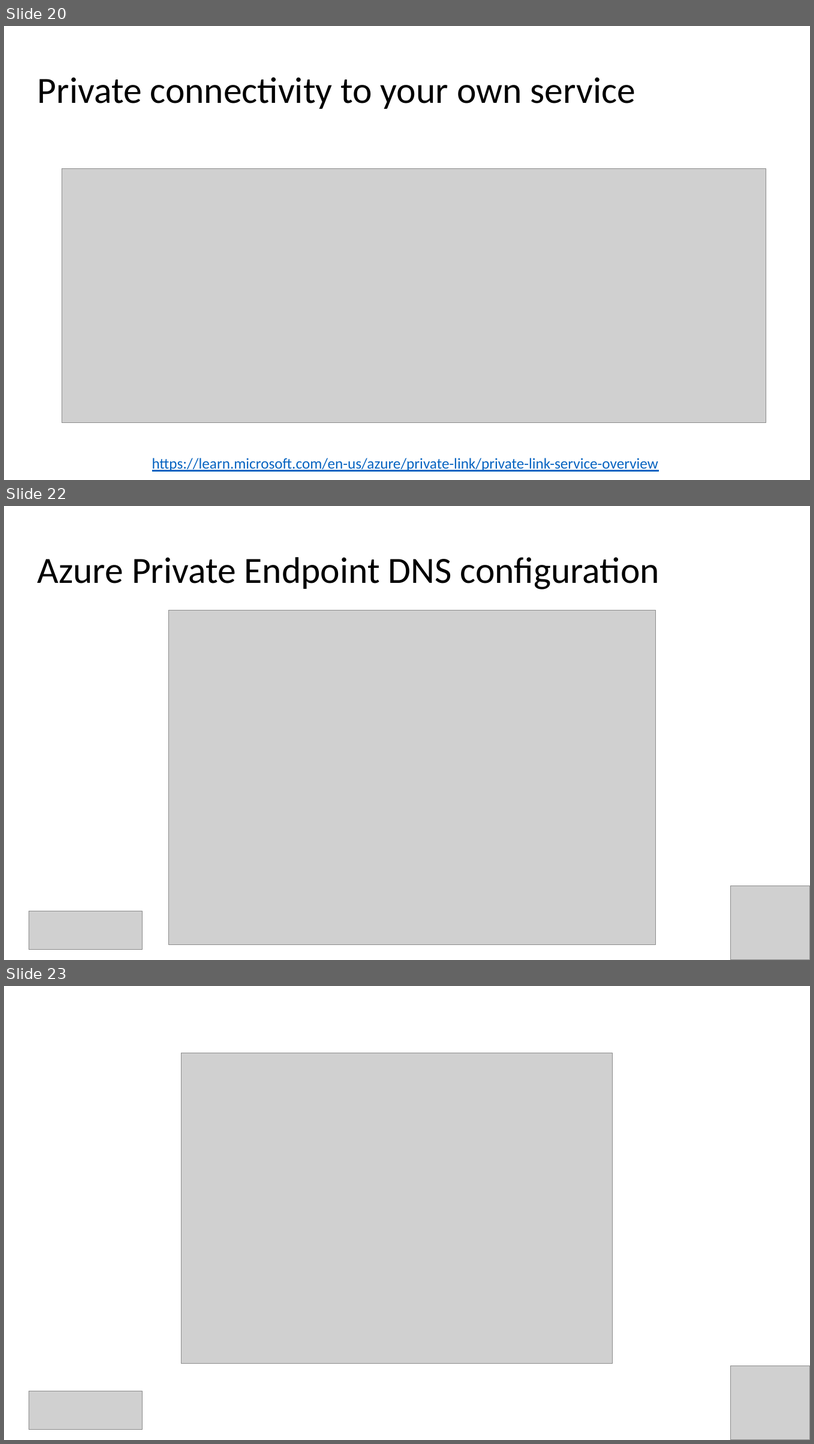
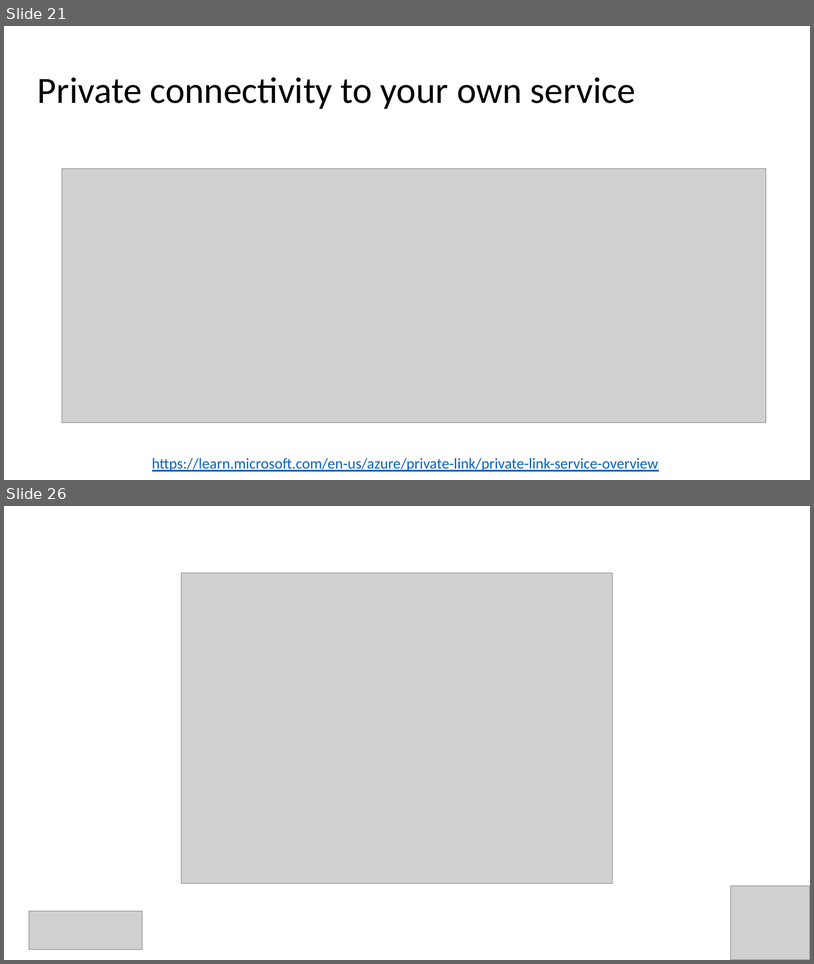
Before and after one commit to Infrastructure-AsCode/azure-private-links-labs, a slide deck: slides/private-links.pptx. Shown one above the other, each under a label of ours: slides 20, 22 and 23 before the commit, slides 21 and 26 after it; the slides between them are not shown. The pictures are 814x1444 and 814x964 pixels, drawn with LibreOffice and Linux fonts; fonts in the diff are those of the drawing; grey boxes stand for pictures. Boxes give left, top, right and bottom in pixels: in the first picture for what was removed or moved away, otherwise in the second. Text is boxed around its words. In the diff, an @@ line names an element or a change of style, - is before the commit and + after.

```diff
--- a/slides/private-links.pptx
+++ b/slides/private-links.pptx
@@ slide 22 removed at bbox=[4, 506, 810, 960], background #FFFFFF @@
@@ title removed at bbox=[38, 557, 660, 589] @@
-Azure Private Endpoint DNS configuration
@@ picture removed at bbox=[169, 610, 656, 944] @@
@@ picture removed at bbox=[731, 885, 810, 960] @@
@@ picture removed at bbox=[29, 911, 143, 949] @@
@@ what was slide 20 is now slide 21 @@
@@ what was slide 23 is now slide 26 @@
```
Also in this commit, not shown: 4 slides changed, 4 slides added, 1 other file.
